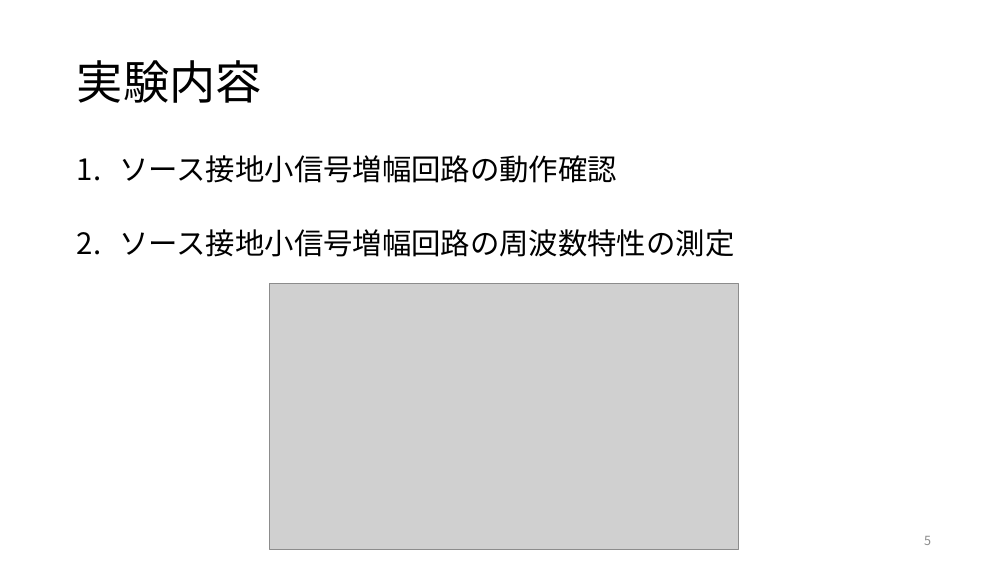
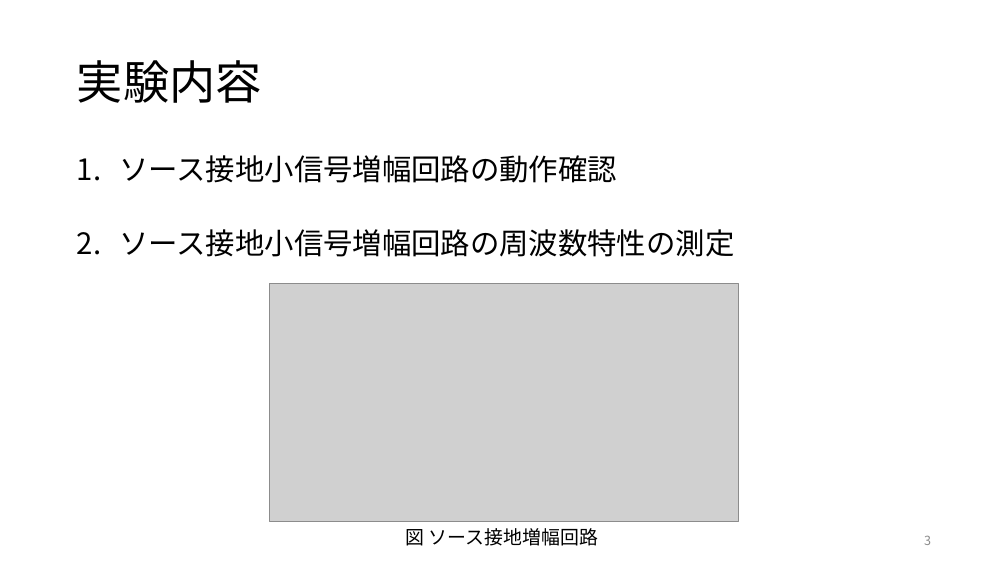
Before and after one commit to yoidea/design_project, a slide deck: slide 3 of design_project1.pptx (slide 5 before the commit). Drawn at 1008x567 pixels with LibreOffice and Linux fonts; fonts in the diff are those of the drawing; grey boxes stand for pictures. Boxes give left, top, right and bottom in pixels: in the first picture for what was removed or moved away, otherwise in the second. Text is boxed around its words. In the diff, an @@ line names an element or a change of style, - is before the commit and + after.

```diff
--- a/design_project1.pptx
+++ b/design_project1.pptx
@@ picture: place and size @@
-picture at <box>270,284,739,549</box>
+picture at <box>270,284,739,522</box>
@@ text added at <box>406,528,598,546</box>, 18 pt, text #000000 @@
+図 ソース接地増幅回路
@@ page number at <box>924,536,931,545</box>: text changed @@
-5
+3
```
Also in this commit, not shown: 6 other slides changed.
